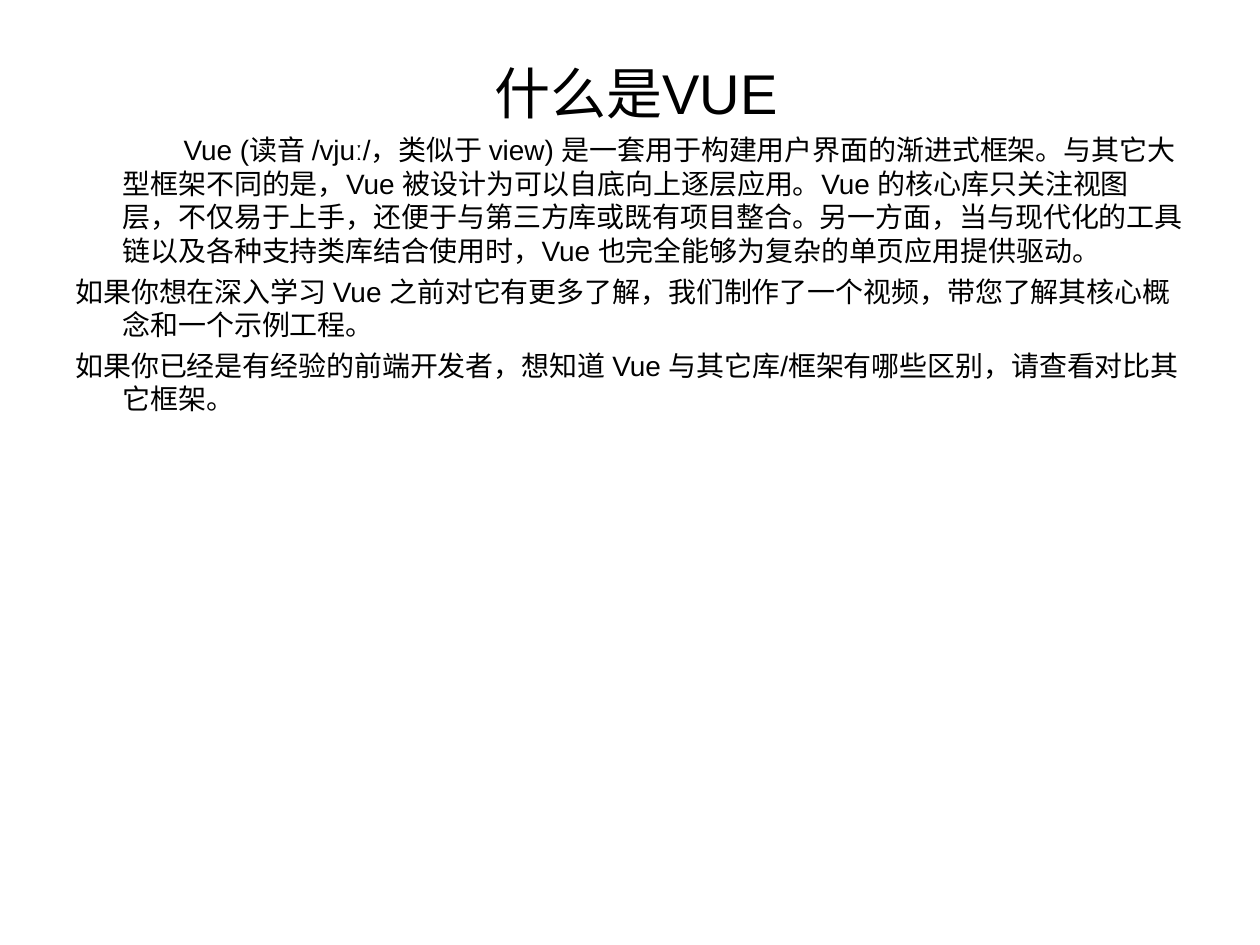
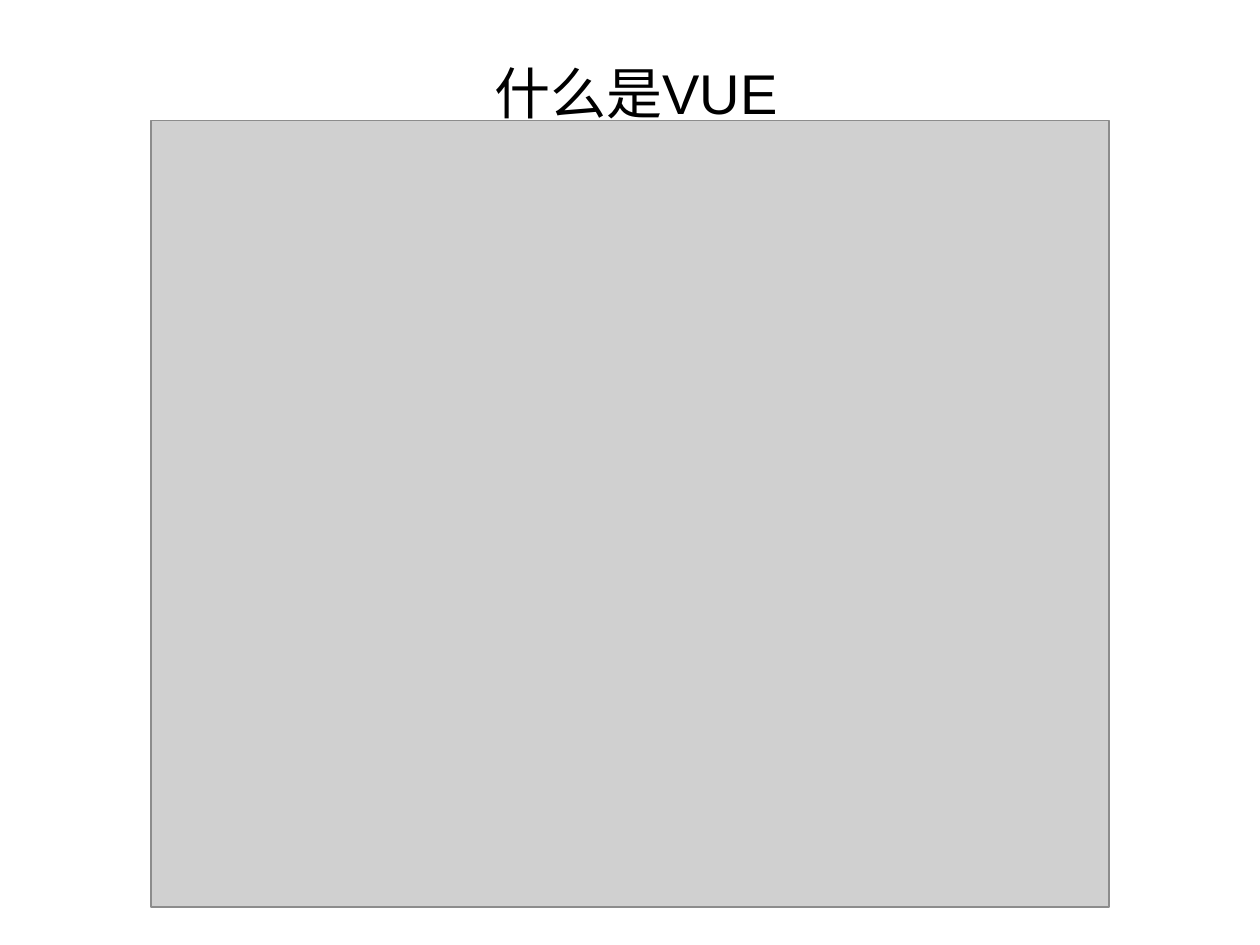
Before and after one commit to zhang13/VueLearn, a slide deck: slide 3 of doc/Vue入坑指南.ppt. Drawn at 1260x945 pixels with LibreOffice and Linux fonts; fonts in the diff are those of the drawing; grey boxes stand for pictures. Boxes give left, top, right and bottom in pixels: in the first picture for what was removed or moved away, otherwise in the second. Text is boxed around its words. In the diff, an @@ line names an element or a change of style, - is before the commit and + after.

```diff
--- a/doc/Vue入坑指南.ppt
+++ b/doc/Vue入坑指南.ppt
@@ text at (75,136,1183,412): paragraphs removed @@
-Vue (读音 /vjuː/，类似于 view) 是一套用于构建用户界面的渐进式框架。与其它大型框架不同的是，Vue 被设计为可以自底向上逐层应用。Vue 的核心库只关注视图层，不仅易于上手，还便于与第三方库或既有项目整合。另一方面，当与现代化的工具链以及各种支持类库结合使用时，Vue 也完全能够为复杂的单页应用提供驱动。
-如果你想在深入学习 Vue 之前对它有更多了解，我们制作了一个视频，带您了解其核心概念和一个示例工程。
-如果你已经是有经验的前端开发者，想知道 Vue 与其它库/框架有哪些区别，请查看对比其它框架。
@@ picture added at (151,121,1109,907) @@
```
Also in this commit, not shown: 1 other slide changed, 6 slides added, 1 slide removed, 10 other files.
